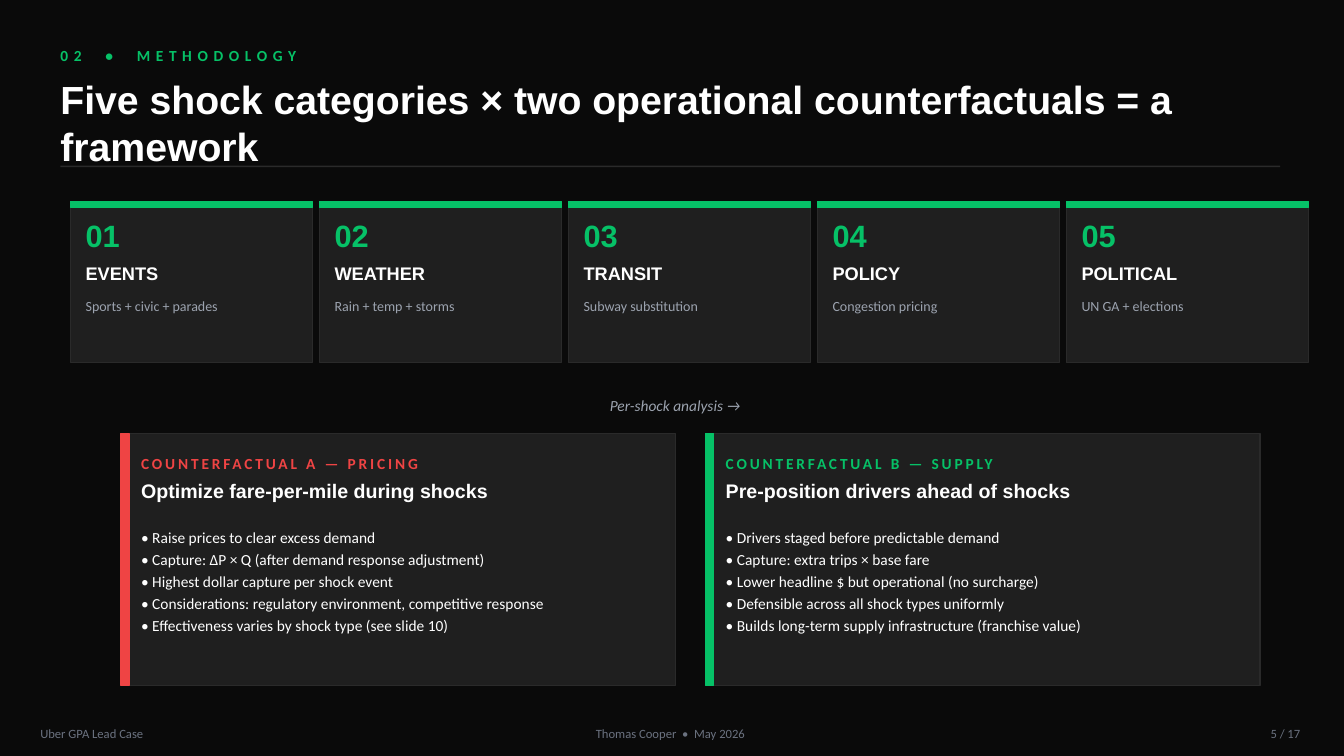
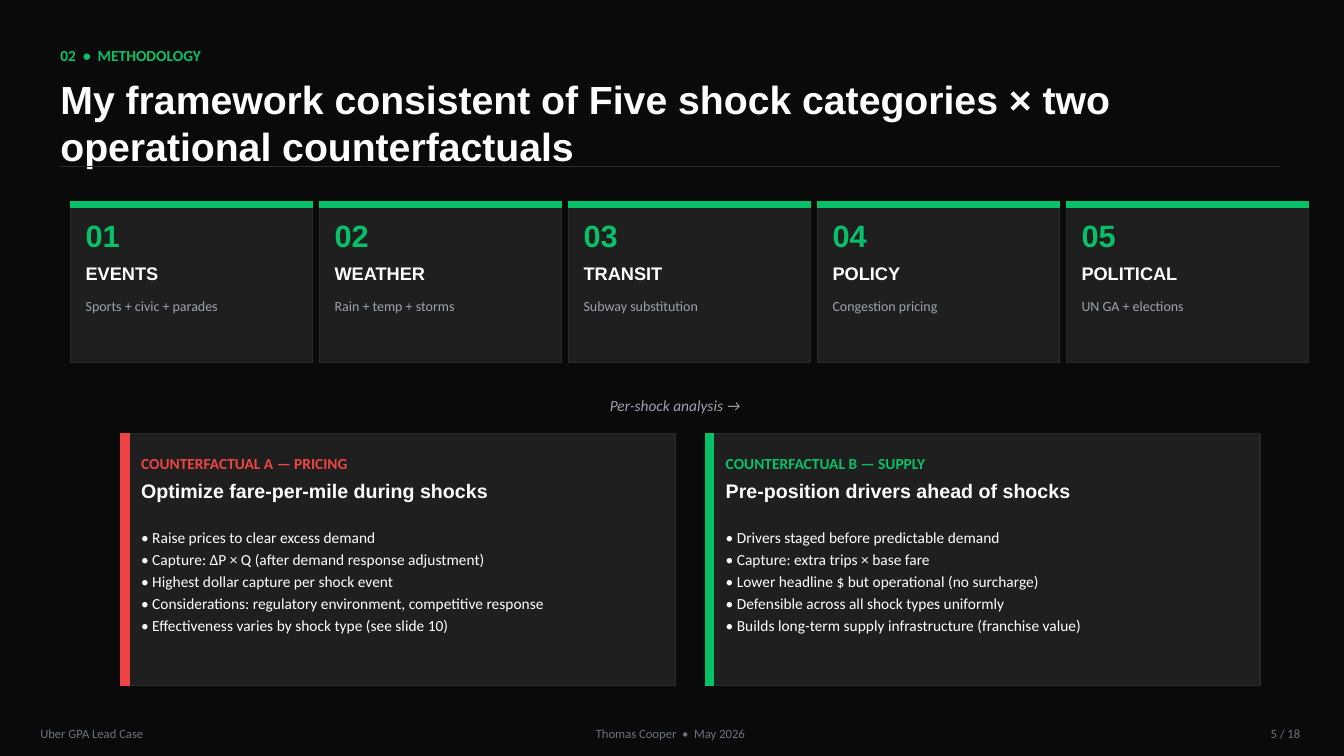
Before and after one commit to Tcooper4/UBER, a slide deck: slide 5 of deck/Cooper_Uber_GPA_Case_Deck.pptx. Drawn at 1344x756 pixels with LibreOffice and Linux fonts; fonts in the diff are those of the drawing. Boxes give left, top, right and bottom in pixels: in the first picture for what was removed or moved away, otherwise in the second. Text is boxed around its words. In the diff, an @@ line names an element or a change of style, - is before the commit and + after.

```diff
--- a/deck/Cooper_Uber_GPA_Case_Deck.pptx
+++ b/deck/Cooper_Uber_GPA_Case_Deck.pptx
@@ text "02 • METHODOLOGY" at bbox=[60, 51, 201, 61]: letter spacing 4 to 0 pt @@
@@ text at bbox=[60, 85, 1110, 169]: text changed @@
-Five shock categories × two operational counterfactuals = a framework
+My framework consistent of Five shock categories × two operational counterfactuals
@@ text "COUNTERFACTUAL A — PRICING" at bbox=[141, 459, 347, 469]: letter spacing 2 to 0 pt @@
@@ text "COUNTERFACTUAL B — SUPPLY" at bbox=[726, 459, 925, 469]: letter spacing 2 to 0 pt @@
@@ text at bbox=[1271, 729, 1300, 738]: text changed @@
-5 / 17
+5 / 18
```
Also in this commit, not shown: 16 other slides changed, 1 slide added, 4 other files.
